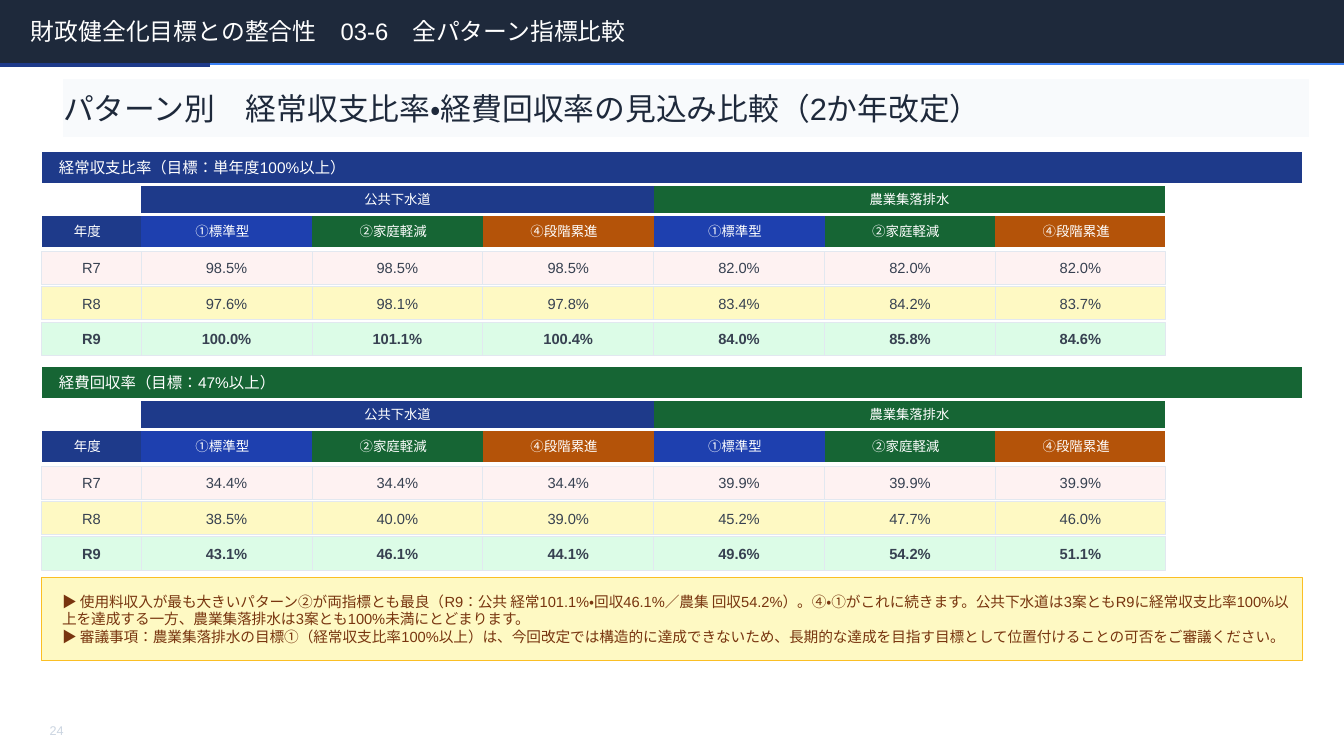
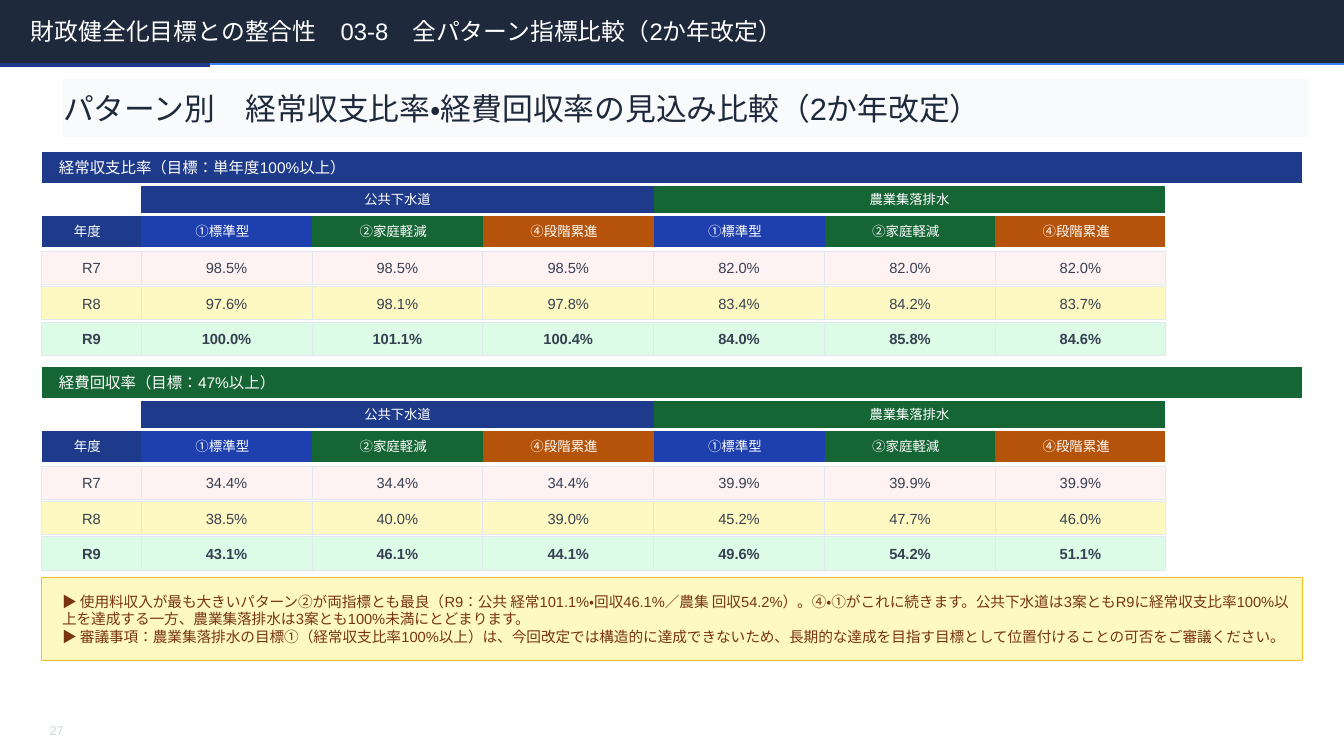
Before and after one commit to ryowakayama-gif/repository, a slide deck: slide 27 of rokko_sewage_council/output/六戸町_第2回審議会資料.pptx (slide 24 before the commit). Drawn at 1344x756 pixels with LibreOffice and Linux fonts; fonts in the diff are those of the drawing. Boxes give left, top, right and bottom in pixels: in the first picture for what was removed or moved away, otherwise in the second. Text is boxed around its words. In the diff, an @@ line names an element or a change of style, - is before the commit and + after.

```diff
--- a/rokko_sewage_council/output/六戸町_第2回審議会資料.pptx
+++ b/rokko_sewage_council/output/六戸町_第2回審議会資料.pptx
@@ text in freeform shape at bbox=[31, 19, 782, 42]: text changed @@
-財政健全化目標との整合性 03-6 全パターン指標比較
+財政健全化目標との整合性 03-8 全パターン指標比較（2か年改定）
@@ text in freeform shape at bbox=[50, 727, 64, 735]: text changed @@
-24
+27
```
Also in this commit, not shown: 19 other slides changed, 4 slides added, 3 other files.
